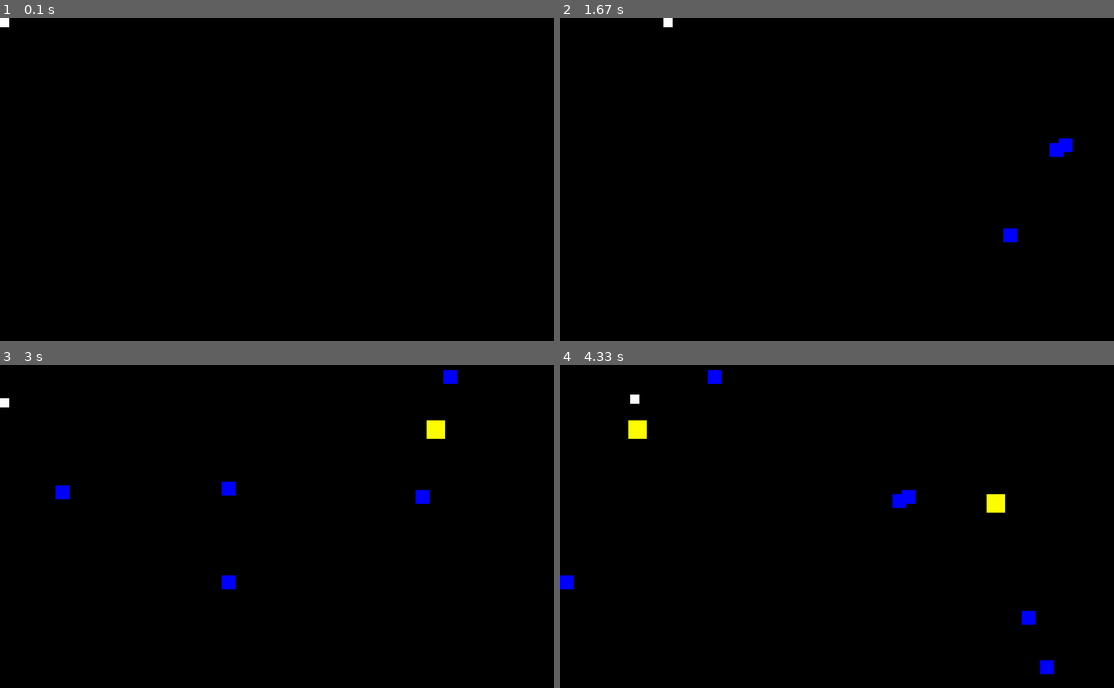
Above: before the commit, frames 1-4 (two rows, left to right).
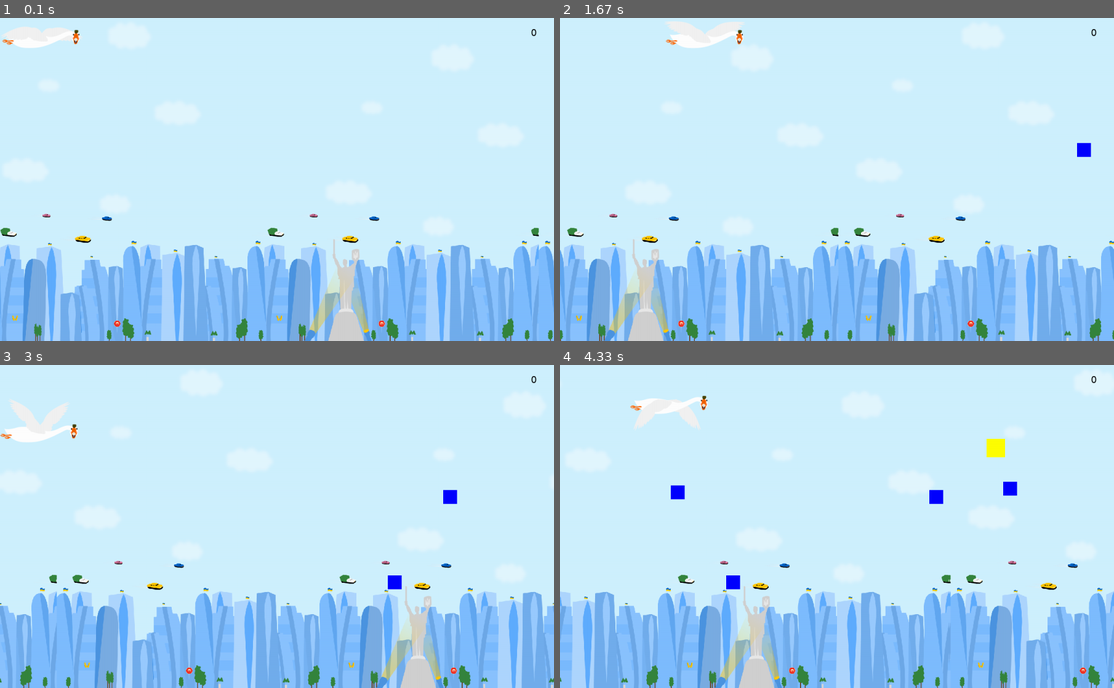
Above: after the commit, the same moments.

Repository: teslmik/pygame
Game: pygame game, started from main.py
Same seed, same stepped clock (60 frames per second), same inputs: the game is played once before the commit and once after it.
Inputs:
- Up to frame 1 (0.1 s): no input
- Up to frame 2 (1.67 s): hold Right 0.33-0.8 s; hold Up 0.83-1.13 s; hold Right 1.17-1.63 s
- Up to frame 3 (3 s): hold Left 1.67-2.2 s; hold Down 2.23-2.53 s; hold Left 2.57-2.97 s
- Up to frame 4 (4.33 s): hold Up 3-3.37 s; hold Right 3.4-4.03 s; hold Down from 4.07 s (still down)

The runs differ from the first frame. In frame 1, 100% of the frame differs, in the area x 0-100%, y 0-100%; in frame 2, 100%; in frame 3, 100%; in frame 4, 100%.

Commit message:
add images

Diff:
--- a/main.py
+++ b/main.py
@@ -1,22 +1,30 @@
 import random
+import os
 import pygame
 from pygame.constants import QUIT, K_DOWN, K_UP, K_LEFT, K_RIGHT
 
 pygame.init()
 
 FPS = pygame.time.Clock()
+FONT = pygame.font.SysFont('Verdana', 20)
 HEIGHT = 700
 WIDTH = 1200
 COLOR_WHITE = (255, 255, 255)
 COLOR_BLACK = (0, 0, 0)
 COLOR_BLUE = (0, 0, 255)
 COLOR_YELLOW = (255, 255, 0)
+IMAGE_PATH = 'img/animation'
+PLAYER_IMAGES = os.listdir(IMAGE_PATH)
 
 main_display = pygame.display.set_mode((WIDTH, HEIGHT))
 
+bg = pygame.transform.scale(pygame.image.load('img/background.png'), (WIDTH, HEIGHT))
+bg_X1 = 0
+bg_X2 = bg.get_width()
+bg_move = 3
+
 player_size = (20, 20)
-player = pygame.Surface(player_size)
-player.fill(COLOR_WHITE)
+player = pygame.image.load('img/player.png').convert_alpha()
 player_rect = player.get_rect()
 player_move_down = [0, 2]
 player_move_up = [0, -2]
@@ -31,9 +39,6 @@
     enemy_move = [random.randint(-6, -1), 0]
     return [enemy, enemy_rect, enemy_move]
 
-CREATE_ENEMY = pygame.USEREVENT + 1
-pygame.time.set_timer(CREATE_ENEMY, 500)
-
 def create_bonus():
     bonus_size = (40, 40)
     bonus = pygame.Surface(bonus_size)
@@ -42,12 +47,17 @@
     bonus_move = [0, random.randint(1, 3)]
     return [bonus, bonus_rect, bonus_move]
 
+CREATE_ENEMY = pygame.USEREVENT + 1
+pygame.time.set_timer(CREATE_ENEMY, 1000)
 CREATE_BONUS = CREATE_ENEMY + 1
-pygame.time.set_timer(CREATE_BONUS, 2000)
+pygame.time.set_timer(CREATE_BONUS, 3000)
+CHANGE_IMAGE = pygame.USEREVENT + 3
+pygame.time.set_timer(CHANGE_IMAGE, 200)
 
 enemies = []
 bonuses = []
-
+score = 0
+image_index = 0
 playing = True
 
 while playing:
@@ -60,8 +70,22 @@
             enemies.append(create_enemy())
         if event.type == CREATE_BONUS:
             bonuses.append(create_bonus())
+        if event.type == CHANGE_IMAGE:
+            player = pygame.image.load(os.path.join(IMAGE_PATH, PLAYER_IMAGES[image_index]))
+            image_index += 1
+            if image_index >= len(PLAYER_IMAGES):
+                image_index = 0
 
-    main_display.fill(COLOR_BLACK)
+    bg_X1 -= bg_move
+    bg_X2 -= bg_move
+
+    if bg_X1 < -bg.get_width():
+        bg_X1 = bg.get_width()
+    if bg_X2 < -bg.get_width():
+        bg_X2 = bg.get_width()
+
+    main_display.blit(bg, (bg_X1, 0))
+    main_display.blit(bg, (bg_X2, 0))
 
     keys = pygame.key.get_pressed()
 
@@ -77,10 +101,19 @@
     for enemy in enemies:
         enemy[1] = enemy[1].move(enemy[2])
         main_display.blit(enemy[0], enemy[1])
+
+        if player_rect.colliderect(enemy[1]):
+            playing = False
+
     for bonus in bonuses:
         bonus[1] = bonus[1].move(bonus[2])
         main_display.blit(bonus[0], bonus[1])
 
+        if player_rect.colliderect(bonus[1]):
+            score += 1
+            bonuses.pop(bonuses.index(bonus))
+
+    main_display.blit(FONT.render(str(score), True, COLOR_BLACK), (WIDTH - 50, 20))
     main_display.blit(player, player_rect)
 
     pygame.display.flip()
Binary file added: img/animation/1-1.png
Binary file added: img/animation/1-2.png
Binary file added: img/animation/1-3.png
Binary file added: img/animation/1-4.png
Binary file added: img/animation/1-5.png
Binary file added: img/background.png
Binary file added: img/bonus.png
Binary file added: img/enemy.png
Binary file added: img/player.png
